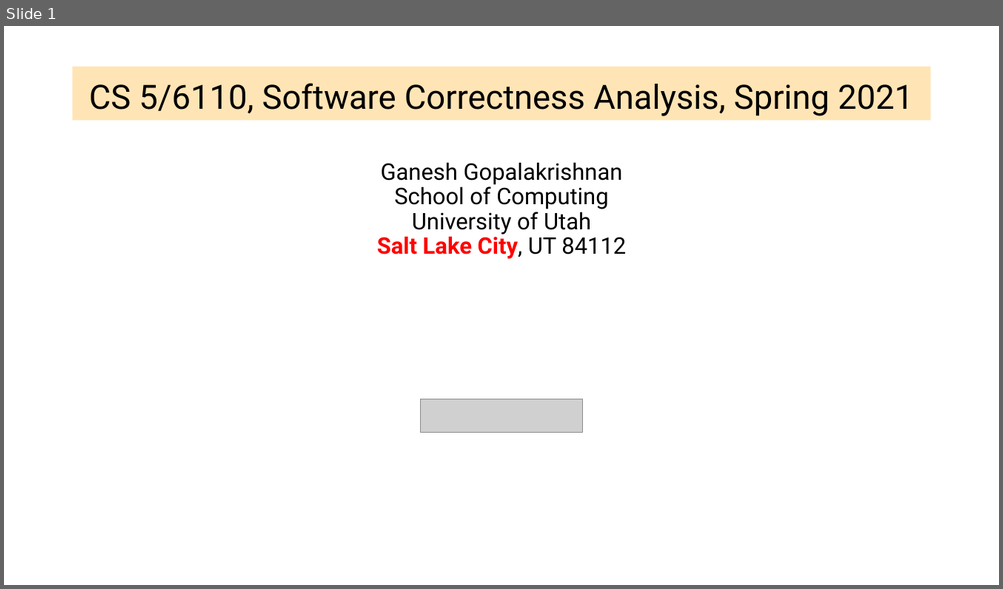
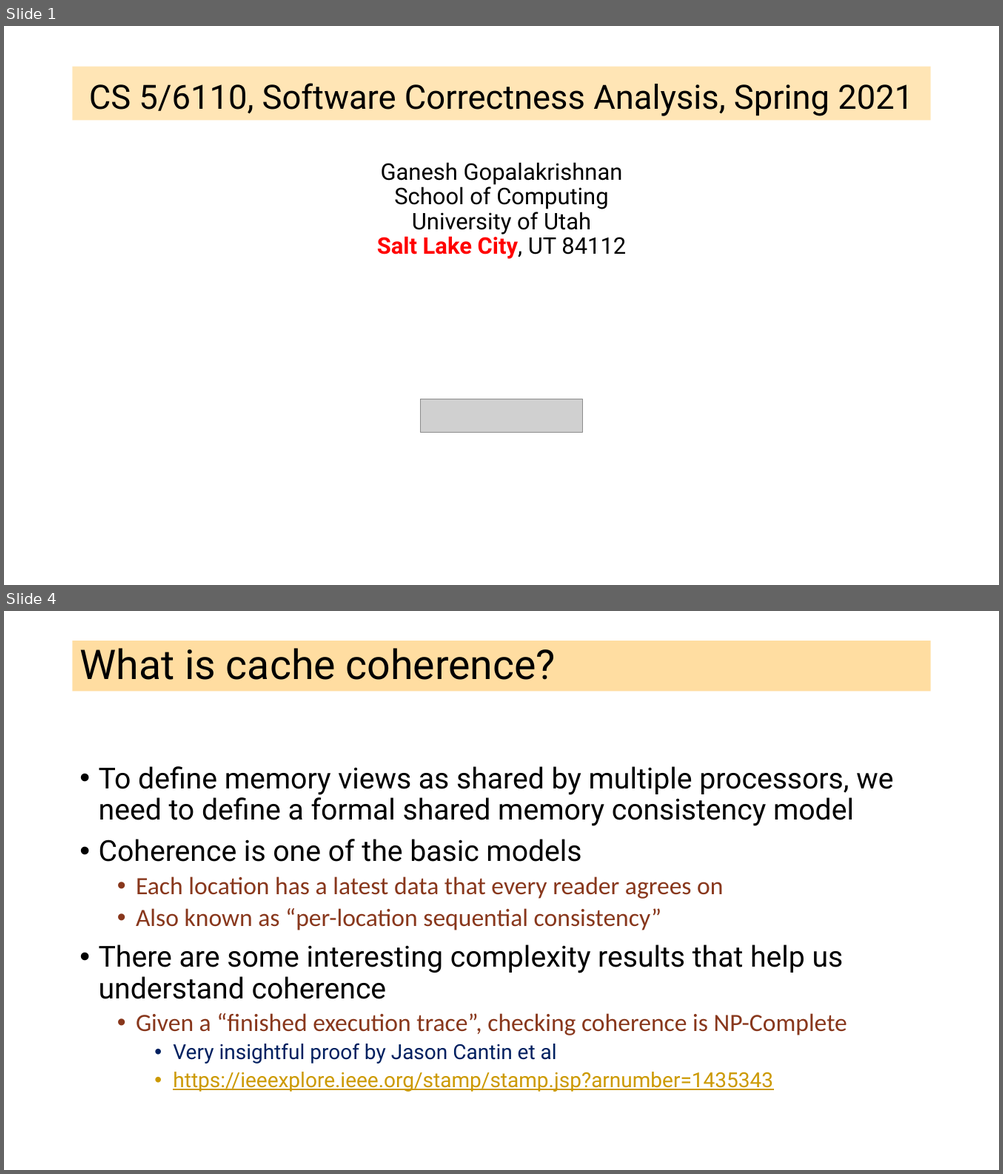
Before and after one commit to ganeshutah/cs6110s22, a slide deck: Lec19/Lec19.pptx. Shown one above the other, each under a label of ours: slide 1 before the commit, slides 1 and 4 after it; the slides between them are not shown. The pictures are 1003x589 and 1003x1174 pixels, drawn with LibreOffice and Linux fonts; fonts in the diff are those of the drawing; grey boxes stand for pictures. Boxes give left, top, right and bottom in pixels: in the first picture for what was removed or moved away, otherwise in the second. Text is boxed around its words. In the diff, an @@ line names an element or a change of style, - is before the commit and + after.

```diff
--- a/Lec19/Lec19.pptx
+++ b/Lec19/Lec19.pptx
@@ slide 4 added at (4,611,999,1170), background #FFFFFF @@
@@ title added at (73,641,930,692), fill #FFBD47 at 51% opacity, 39.6 pt, text #000000 @@
+What is cache coherence?
@@ text added at (99,766,893,1092), 28 pt, text #000000 @@
+• To define memory views as shared by multiple processors, we need to define a formal shared memory consistency model
+• Coherence is one of the basic models
+  • Each location has a latest data that every reader agrees on
+  • Also known as “per-location sequential consistency”
+• There are some interesting complexity results that help us understand coherence
+  • Given a “finished execution trace”, checking coherence is NP-Complete
+    • Very insightful proof by Jason Cantin et al
+    • https://ieeexplore.ieee.org/stamp/stamp.jsp?arnumber=1435343
```
Also in this commit, not shown: 1 slide changed, 35 other slides added, 10 slides removed.
